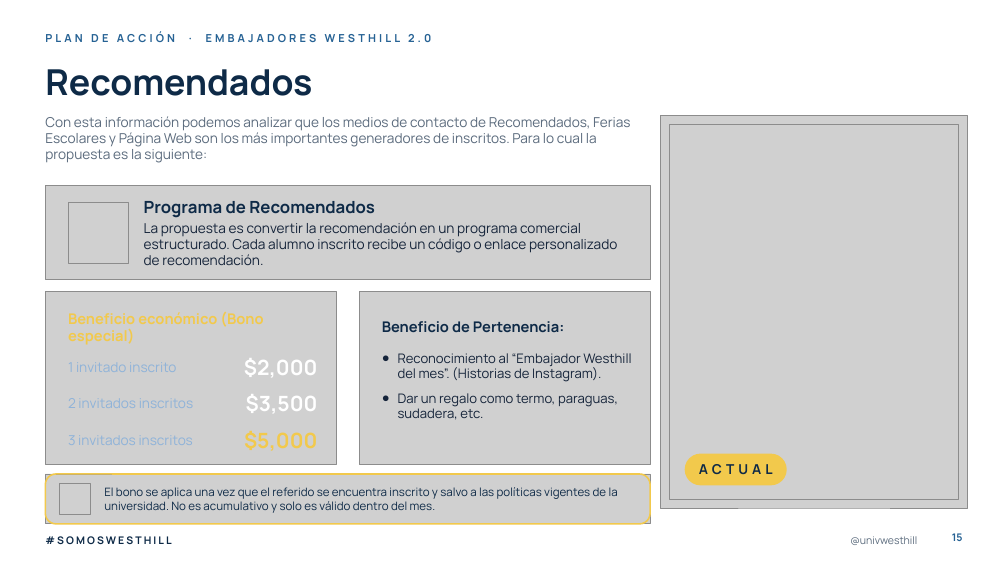
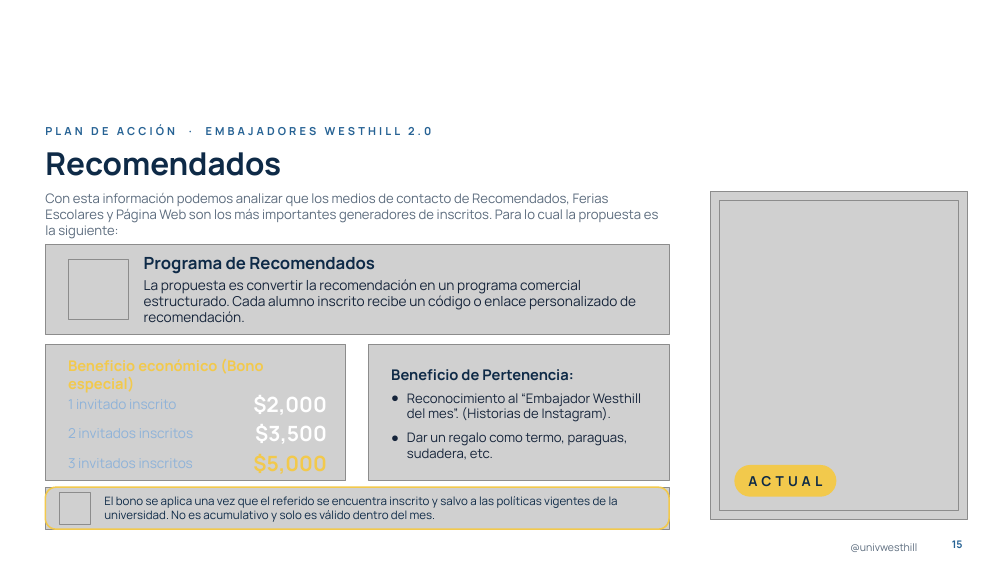
Before and after one commit to dnmcamiloedson-arch/EdUW, a slide deck: slide 15 of presentaciones/Plan_de_Accion_Embajadores_Westhill_2027.pptx. Drawn at 1008x567 pixels with LibreOffice and Linux fonts; fonts in the diff are those of the drawing; grey boxes stand for pictures; background and template pictures are left out. Boxes give left, top, right and bottom in pixels: in the first picture for what was removed or moved away, otherwise in the second. Text is boxed around its words. In the diff, an @@ line names an element or a change of style, - is before the commit and + after.

```diff
--- a/presentaciones/Plan_de_Accion_Embajadores_Westhill_2027.pptx
+++ b/presentaciones/Plan_de_Accion_Embajadores_Westhill_2027.pptx
@@ text added at (83, 12, 386, 44), 19 pt, text #FFFFFF, bold @@
+#SOMOSWESTHILL
@@ text "PLAN DE ACCIÓN · EMBAJADORES ...": place and size @@
-text "PLAN DE ACCIÓN · EMBAJADORES ..." at (45, 32, 431, 42)
+text "PLAN DE ACCIÓN · EMBAJADORES ..." at (45, 125, 431, 135)
@@ title "Recomendados": place and size @@
-title "Recomendados" at (45, 69, 312, 96)
+title "Recomendados" at (45, 152, 281, 176)
@@ title "Recomendados" at (45, 152, 281, 176): size 34 to 30 pt @@
@@ text "Con esta información podemos analizar ...": place and size @@
-text "Con esta información podemos analizar ..." at (45, 116, 630, 163)
+text "Con esta información podemos analizar ..." at (45, 193, 659, 239)
@@ text "Con esta información podemos analizar ..." at (45, 193, 659, 239): size 13 to 12.5 pt @@
@@ picture removed at (45, 185, 650, 280) @@
@@ picture: place and size @@
-picture at (670, 125, 960, 499)
+picture at (710, 191, 968, 520)
@@ picture: place and size @@
-picture at (661, 116, 969, 508)
+picture at (719, 200, 959, 510)
@@ picture added at (45, 244, 669, 334) @@
@@ picture: place and size @@
-picture at (68, 203, 129, 263)
+picture at (68, 259, 129, 320)
@@ text "Programa de Recomendados" rewrapped from (144, 201, 617, 265) to (144, 257, 636, 322) @@
@@ picture: place and size @@
-picture at (45, 291, 337, 465)
+picture at (45, 344, 346, 481)
@@ text "Beneficio económico (Bono especial)": place and size @@
-text "Beneficio económico (Bono especial)" at (68, 312, 263, 345)
+text "Beneficio económico (Bono especial)" at (68, 359, 263, 393)
@@ picture: place and size @@
-picture at (359, 291, 650, 465)
+picture at (369, 344, 670, 481)
@@ text "Beneficio de Pertenencia:": place and size @@
-text "Beneficio de Pertenencia:" at (382, 321, 564, 332)
+text "Beneficio de Pertenencia:" at (391, 369, 573, 380)
@@ text "2 invitados inscritos": place and size @@
-text "2 invitados inscritos" at (78, 398, 136, 408)
+text "2 invitados inscritos" at (78, 428, 136, 438)
@@ text "1 invitado inscrito": place and size @@
-text "1 invitado inscrito" at (76, 362, 127, 372)
+text "1 invitado inscrito" at (76, 399, 127, 409)
@@ text "$3,500": place and size @@
-text "$3,500" at (246, 394, 318, 413)
+text "$3,500" at (255, 424, 327, 443)
@@ text "$2,000": place and size @@
-text "$2,000" at (244, 358, 318, 377)
+text "$2,000" at (253, 395, 327, 414)
@@ text "Reconocimiento al “Embajador Westhill del ...": place and size @@
-text "Reconocimiento al “Embajador Westhill del ..." at (398, 353, 631, 420)
+text "Reconocimiento al “Embajador Westhill del ..." at (407, 393, 641, 459)
@@ text "3 invitados inscritos": place and size @@
-text "3 invitados inscritos" at (78, 435, 136, 445)
+text "3 invitados inscritos" at (78, 458, 136, 468)
@@ text "$5,000": place and size @@
-text "$5,000" at (244, 431, 317, 451)
+text "$5,000" at (253, 454, 326, 474)
@@ rounded rectangle "ACTUAL": place and size @@
-rounded rectangle "ACTUAL" at (685, 454, 787, 485)
+rounded rectangle "ACTUAL" at (734, 465, 836, 497)
@@ rounded rectangle: place and size @@
-rounded rectangle at (45, 474, 650, 524)
+rounded rectangle at (45, 487, 669, 529)
@@ rounded rectangle at (45, 487, 669, 529): proportions changed @@
@@ picture: place and size @@
-picture at (45, 474, 650, 524)
+picture at (45, 487, 669, 529)
@@ picture: place and size @@
-picture at (59, 483, 91, 515)
+picture at (59, 492, 91, 524)
@@ text "El bono se aplica una ...": place and size @@
-text "El bono se aplica una ..." at (104, 487, 618, 513)
+text "El bono se aplica una ..." at (104, 496, 618, 522)
@@ text removed at (45, 536, 171, 544) @@
-#SOMOSWESTHILL
@@ text "@univwesthill": place and size @@
-text "@univwesthill" at (850, 536, 917, 545)
+text "@univwesthill" at (850, 543, 917, 552)
@@ page number: place and size @@
-page number at (952, 533, 963, 541)
+page number at (952, 540, 963, 548)
```
Also in this commit, not shown: 15 other slides changed.
